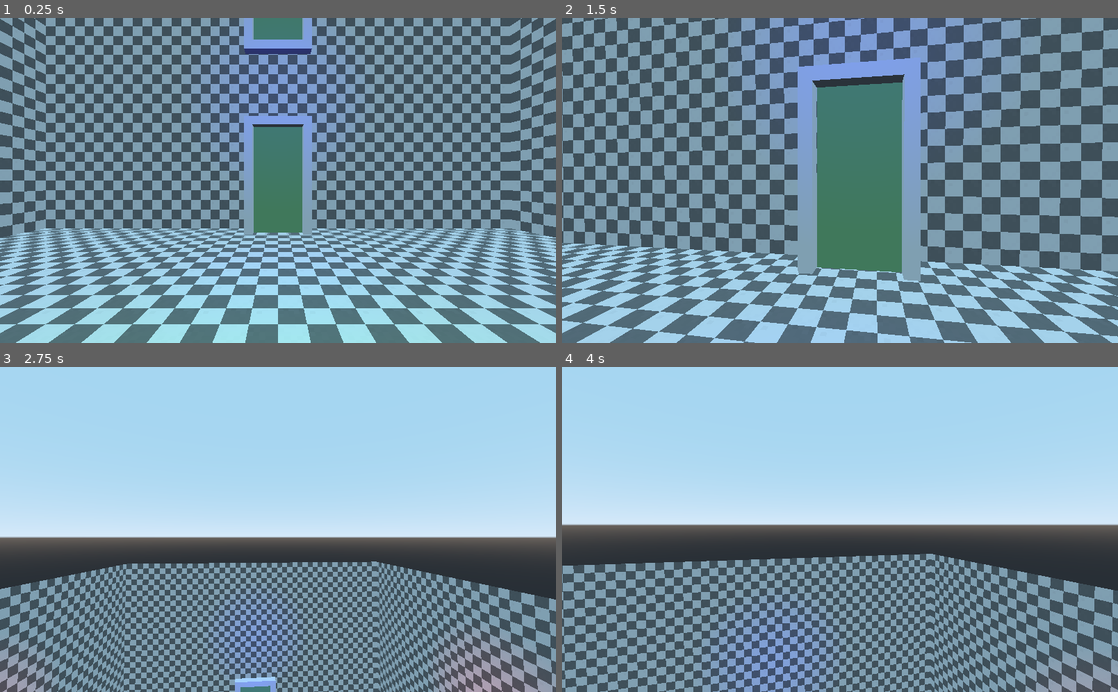
Above: before the commit, frames 1-4 (two rows, left to right).
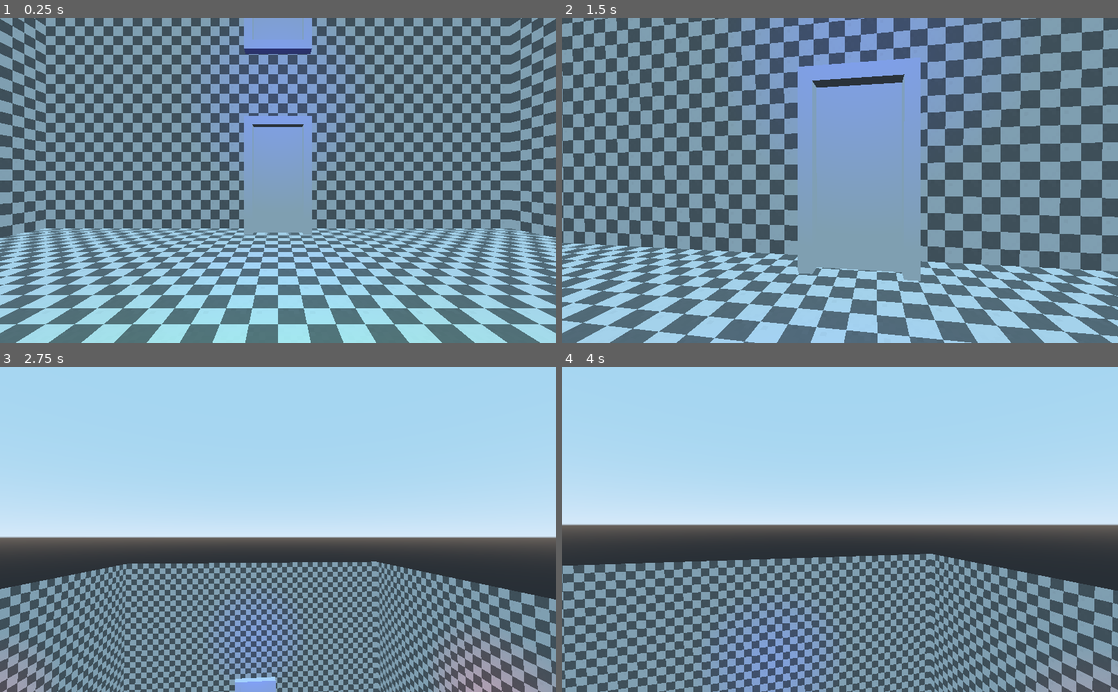
Above: after the commit, the same moments.

Repository: Krazy-J/door-in-the-wall
Game: Godot game, scene res://Main.tscn
Two runs of this game, one before a commit and one after it. Both use one fixed random seed, a clock stepped at 60 frames per second and the inputs below.
Inputs (mouse positions are in pixels of both pictures, inside the frame that each line leads up to):
- Up to frame 1 (0.25 s): no input
- Up to frame 2 (1.5 s): tap Enter at 0.5 s; move the mouse to (867, 180) at 0.52 s; press the mouse at (867, 180) at 0.53 s; hold W (move_forward) from 0.53 s (still down); move the mouse to (812, 180) at 1.27 s; release the mouse at (812, 180) at 1.28 s; click (812, 180) at 1.35 s
- Up to frame 3 (2.75 s): keep holding W (move_forward); move the mouse to (289, 523) at 2.02 s; press the mouse at (289, 523) at 2.03 s
- Up to frame 4 (4 s): keep holding W (move_forward); move the mouse to (834, 536) at 2.77 s; release the mouse at (834, 536) at 2.78 s; click (834, 536) at 2.85 s; move the mouse to (878, 532) at 3.52 s; press the mouse at (878, 532) at 3.53 s

The runs differ from the first frame. In frame 1, 3.4% of the frame differs, in the area x 45-55%, y 0-67%; in frame 2, 8.7%, in the area x 45-62%, y 19-79%; in frame 3, less than 0.1%; in frame 4, nothing differs.

Commit message:
Revert "Door viewport stuff"
This reverts commit 64cdf61c77eec56ef98d2a90e6402045ed85910e.

Diff:
--- a/objects/Door.tscn
+++ b/objects/Door.tscn
@@ -1,24 +1,15 @@
-[gd_scene load_steps=10 format=2]
+[gd_scene load_steps=6 format=2]
 
 [ext_resource path="res://models/DoorFrame.obj" type="ArrayMesh" id=1]
 [ext_resource path="res://objects/DoorEnter.gd" type="Script" id=2]
-[ext_resource path="res://objects/DoorViewport.gd" type="Script" id=3]
-[ext_resource path="res://models/DoorFrameBack.obj" type="ArrayMesh" id=4]
 
-[sub_resource type="ViewportTexture" id=1]
-viewport_path = NodePath("Viewport")
+[sub_resource type="BoxShape" id=1]
+extents = Vector3( 0.3, 3.5, 0.25 )
 
-[sub_resource type="SpatialMaterial" id=2]
-resource_local_to_scene = true
-albedo_texture = SubResource( 1 )
+[sub_resource type="BoxShape" id=2]
+extents = Vector3( 0.3, 0.25, 2 )
 
 [sub_resource type="BoxShape" id=3]
-extents = Vector3( 0.3, 3.5, 0.25 )
-
-[sub_resource type="BoxShape" id=4]
-extents = Vector3( 0.3, 0.25, 2 )
-
-[sub_resource type="BoxShape" id=5]
 extents = Vector3( 0, 3.25, 1.5 )
 
 [node name="Door" type="MeshInstance"]
@@ -26,51 +17,24 @@
 material/0 = null
 script = ExtResource( 2 )
 
-[node name="Viewport" type="Viewport" parent="."]
-size = Vector2( 473, 1024 )
-handle_input_locally = false
-disable_3d = true
-render_target_update_mode = 3
-gui_disable_input = true
-script = ExtResource( 3 )
-
-[node name="ColorRect" type="ColorRect" parent="Viewport"]
-anchor_right = 1.0
-anchor_bottom = 1.0
-color = Color( 0.227451, 0.537255, 0.223529, 1 )
-
-[node name="Spatial" type="Spatial" parent="Viewport"]
-transform = Transform( 1, 0, 0, 0, 1, 0, 0, 0, 1, -2.13498, 3.6135, 0 )
-
-[node name="Camera" type="Camera" parent="Viewport/Spatial"]
-transform = Transform( -0.372966, 0, 0.927845, 0.00409532, 0.99999, 0.0016462, -0.927836, 0.00441379, -0.372962, -0.0041256, 0, 0.00430012 )
-current = true
-
-[node name="DoorFrameBack" type="MeshInstance" parent="."]
-transform = Transform( 1, 0, 0, 0, 1, 0, 0, 0, 1, -0.010685, 4.76837e-007, 0.0081768 )
-material_override = SubResource( 2 )
-mesh = ExtResource( 4 )
-material/0 = null
-
 [node name="StaticBody" type="StaticBody" parent="."]
-editor/display_folded = true
 transform = Transform( 1, 0, 0, 0, 1, 0, 0, 0, 1, 0, 3.5, 0 )
 
 [node name="FrameSide" type="CollisionShape" parent="StaticBody"]
 transform = Transform( 1, 0, 0, 0, 1, 0, 0, 0, 1, 0, 0, -1.75 )
-shape = SubResource( 3 )
+shape = SubResource( 1 )
 
 [node name="FrameSide2" type="CollisionShape" parent="StaticBody"]
 transform = Transform( 1, 0, 0, 0, 1, 0, 0, 0, 1, 0, 0, 1.75 )
-shape = SubResource( 3 )
+shape = SubResource( 1 )
 
 [node name="FrameTop" type="CollisionShape" parent="StaticBody"]
 transform = Transform( 1, 0, 0, 0, 1, 0, 0, 0, 1, 0, 3.25, 0 )
-shape = SubResource( 4 )
+shape = SubResource( 2 )
 
 [node name="DoorEnter" type="Area" parent="."]
 transform = Transform( 1, 0, 0, 0, 1, 0, 0, 0, 1, 0.6, 3.25, 0 )
 
 [node name="CollisionShape" type="CollisionShape" parent="DoorEnter"]
-shape = SubResource( 5 )
+shape = SubResource( 3 )
 [connection signal="body_entered" from="DoorEnter" to="." method="_on_DoorEnter_body_entered"]
--- a/objects/DoorViewport.gd
+++ /dev/null
@@ -1,8 +0,0 @@
-extends Viewport
-
-func _ready():
-	$Spatial/Camera.make_current()
-	#$DoorCamera.global_transform.origin = Vector3(0, 1, 0)
-	#world = (get_node("/root") as Viewport).world
-	#own_world = true
-	print("camera activated")
Not shown, changed: models/DoorFrame.obj
Not shown, removed: models/DoorFrameBack.obj
Not shown, removed: models/DoorFrameBack.obj.import
